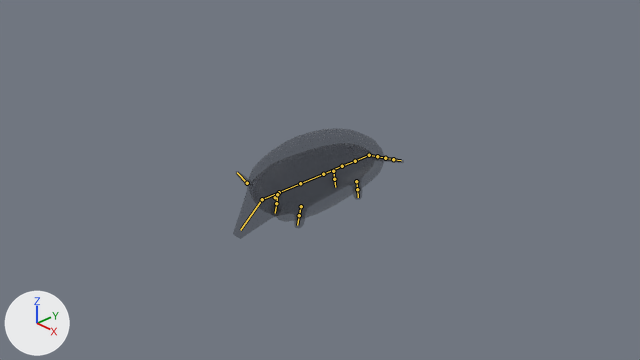
Two versions of the Blender file BlendFiles/GoopArmadilllo.blend, one commit apart.
Both versions are drawn from the file's camera 'Camera'. Lighting does not change. The marker at lower left points along +X, +Y and +Z. The bones that bend it are drawn over the model as lines.

In view in the first picture: '01_body', '01_shell'.
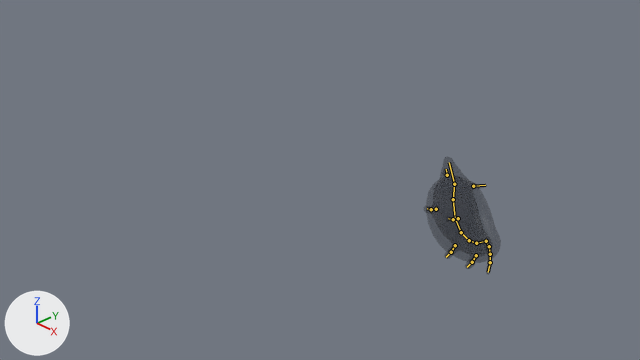
The newer file adds an action. The first version stands in its rest pose; the second is drawn at frame 1 of the action 'Unburrow'.

Pixel boxes [x1, y1, x2, y2] of what changed, in the pictures (640 x 360 px):
'01_shell', posed (44% narrower, 12% shorter)
    before: [249, 128, 384, 222]
    after: [426, 180, 501, 263]
'01_body', posed
    before: [233, 156, 404, 239]
    after: [424, 157, 493, 275]
bone 'Body.001', root to tip
    before: (369, 155) to (355, 161)
    after: (486, 241) to (476, 243)
bone 'Body.002', root to tip
    before: (355, 161) to (342, 166)
    after: (476, 243) to (469, 240)
bone 'Body.003', root to tip
    before: (342, 166) to (323, 174)
    after: (469, 240) to (461, 232)
bone 'Body.004', root to tip
    before: (323, 174) to (300, 183)
    after: (461, 232) to (455, 218)
bone 'Body.005', root to tip
    before: (300, 183) to (279, 192)
    after: (455, 218) to (453, 199)
bone 'Body.006', root to tip
    before: (279, 192) to (262, 199)
    after: (453, 199) to (454, 184)
bone 'Head', root to tip
    before: (262, 199) to (240, 230)
    after: (454, 184) to (449, 162)
bone 'ear.r', root to tip
    before: (275, 197) to (278, 193)
    after: (473, 186) to (485, 185)
bone 'ear.l', root to tip
    before: (247, 183) to (237, 172)
    after: (447, 175) to (446, 169)
bone 'frontLeg.r', root to tip
    before: (301, 206) to (299, 215)
    after: (458, 218) to (453, 219)
bone 'frontFoot.r', root to tip
    before: (299, 215) to (297, 225)
    after: (453, 219) to (448, 218)
bone 'frontLeg.l', root to tip
    before: (277, 194) to (276, 203)
    after: (436, 209) to (431, 209)
bone 'frontFoot.l', root to tip
    before: (276, 203) to (275, 213)
    after: (431, 209) to (427, 208)
bone 'backLeg.r', root to tip
    before: (356, 181) to (357, 189)
    after: (476, 255) to (472, 262)
bone 'backLeg.r.001', root to tip
    before: (357, 189) to (358, 197)
    after: (472, 262) to (467, 267)
bone 'backLeg.l', root to tip
    before: (333, 171) to (334, 179)
    after: (455, 245) to (451, 252)
bone 'backLeg.l.001', root to tip
    before: (334, 179) to (335, 187)
    after: (451, 252) to (446, 257)
bone 'Tail.001', root to tip
    before: (369, 155) to (377, 156)
    after: (486, 241) to (489, 246)
bone 'Tail.003', root to tip
    before: (377, 156) to (385, 158)
    after: (489, 246) to (490, 254)
bone 'Tail.002', root to tip
    before: (385, 158) to (393, 159)
    after: (490, 254) to (490, 262)
bone 'Tail.004', root to tip
    before: (393, 159) to (401, 160)
    after: (490, 262) to (488, 272)

The edits, one by one:
Bone 'Body.001' (bone_body_001) moves from (0.0, 0.0, 0.0) to (-2.476, -2.866, 0.0).
Bone 'Body.001' (bone_body_001) turns from (0, 0, 0) to (0, 0, -15) degrees about its own x, y and z.
Bone 'Body.002' (bone_body_002) turns from (0, 0, 0) to (-15, 0, 0) degrees about its own x, y and z.
Bone 'Body.003' (bone_body_003) turns from (0, 0, 0) to (-15, 0, 0) degrees about its own x, y and z.
Bone 'Body.004' (bone_body_004) turns from (0, 0, 0) to (-15, 0, 0) degrees about its own x, y and z.
Bone 'Body.005' (bone_body_005) turns from (0, 0, 0) to (0, 0, -15) degrees about its own x, y and z.
Bone 'Body.006' (bone_body_006) turns from (0, 0, 0) to (0, 0, -15) degrees about its own x, y and z.
Bone 'Head' (bone_head) turns from (0, 0, 0) to (0, 0, -15) degrees about its own x, y and z.
Bone 'ear.r' (bone_ear_r) turns from (0, 0, 0) to (-11, -10, 4) degrees about its own x, y and z.
Bone 'ear.l' (bone_ear_l) turns from (0, 0, 0) to (-11, 10, -4) degrees about its own x, y and z.
Bone 'frontLeg.r' (bone_frontleg_r) turns from (0, 0, 0) to (15, 0, 0) degrees about its own x, y and z.
Bone 'frontFoot.r' (bone_frontfoot_r) turns from (0, 0, 0) to (15, 0, 0) degrees about its own x, y and z.
Bone 'frontLeg.l' (bone_frontleg_l) turns from (0, 0, 0) to (15, 0, 0) degrees about its own x, y and z.
Bone 'frontFoot.l' (bone_frontfoot_l) turns from (0, 0, 0) to (15, 0, 0) degrees about its own x, y and z.
Bone 'backLeg.r' (bone_backleg_r) turns from (0, 0, 0) to (15, 0, 0) degrees about its own x, y and z.
Bone 'backLeg.r.001' (bone_backleg_r_001) turns from (0, 0, 0) to (15, 0, 0) degrees about its own x, y and z.
Bone 'backLeg.l' (bone_backleg_l) turns from (0, 0, 0) to (15, 0, 0) degrees about its own x, y and z.
Bone 'backLeg.l.001' (bone_backleg_l_001) turns from (0, 0, 0) to (15, 0, 0) degrees about its own x, y and z.
Bone 'Tail.001' (bone_tail_001) turns from (0, 0, 0) to (-15, 0, 0) degrees about its own x, y and z.
Bone 'Tail.003' (bone_tail_003) turns from (0, 0, 0) to (-15, 0, 0) degrees about its own x, y and z.
Bone 'Tail.002' (bone_tail_002) turns from (0, 0, 0) to (-15, 0, 0) degrees about its own x, y and z.
Bone 'Tail.004' (bone_tail_004) turns from (0, 0, 0) to (-15, 0, 0) degrees about its own x, y and z.
